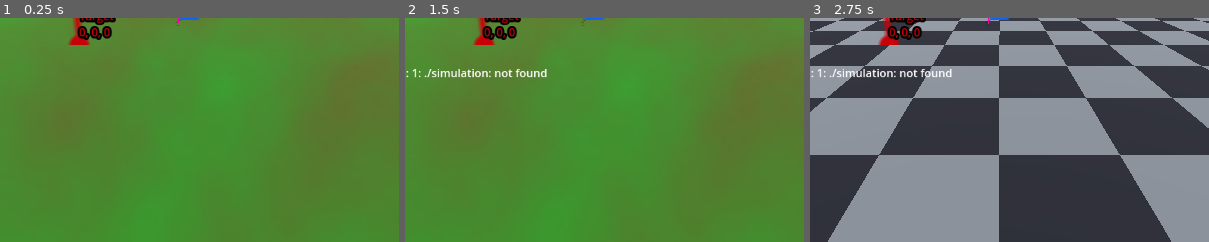
Above: before the commit, frames 1-3 (left to right).
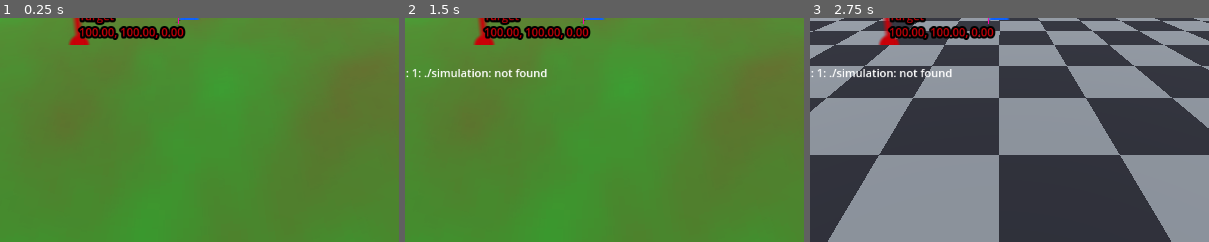
Above: after the commit, the same moments.

Repository: marekoz/bullet_simulation
Game: Godot game, scene res://main.tscn
Two runs of this game, one before a commit and one after it. Both use one fixed random seed, a clock stepped at 60 frames per second and the inputs below.
Inputs (mouse positions are % of the whole screen's width and height, from its top left):
- Up to frame 1 (0.25 s): no input
- Up to frame 2 (1.5 s): click "Simulate Trajectory" at 0.5 s; click (97, 95) at 1.25 s
- Up to frame 3 (2.75 s): click (92, 95) at 2 s
The pictures show only the part of the screen within x 26-76%, y 47-97%; the shares and areas given below are measured in that part.

The runs differ from the first frame. In frame 1, 1.3% of the frame differs, in the area x 19-47%, y 3-10%; in frame 2, 1.3%; in frame 3, 1.3%.

Commit message:
added visualisation build

Diff:
--- a/src/ballistics_visualisation/main.gd
+++ b/src/ballistics_visualisation/main.gd
@@ -38,10 +38,12 @@
 signal target_changed
 
 func _ready():
+	muzzle_changed.connect(change_muzzle_text)
+	target_changed.connect(change_target_text)
 	target_node.position = Vector3(target_x.value, target_z.value, target_y.value)
 	muzzle_node.position = Vector3(gun_x.value, gun_z.value, gun_y.value)
-	muzzle_changed.connect(change_muzzle_text)
-	target_changed.connect(change_target_text)
+	target_changed.emit()
+
 
 
 # Input handling for setting muzzle/target position with mouse
Not shown, added: builds/ballistics_visualisation.pck
Not shown, added: builds/ballistics_visualisation.x86_64
